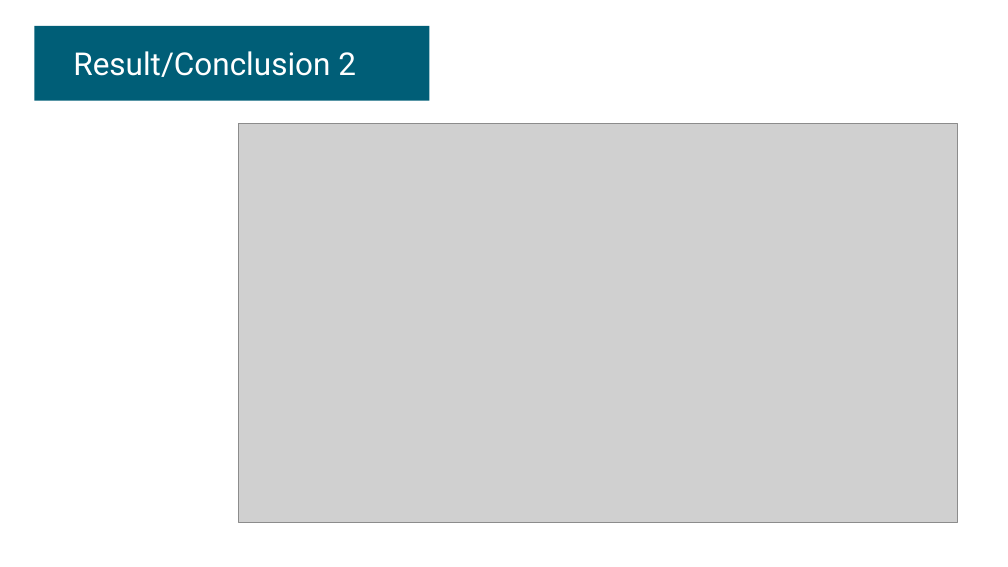
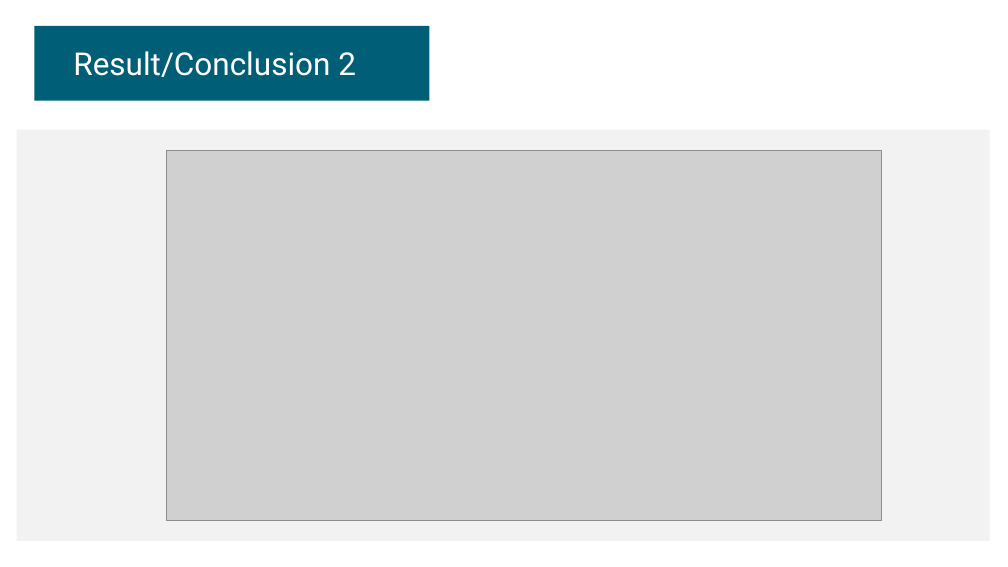
Before and after one commit to Birdfeathers/Project1--Healthcare_Devices, a slide deck: slide 10 of AI_Bootcamp_Project_1_Template - DRAFT FOR REVIEW 10.21.24.pptx. Drawn at 1008x567 pixels with LibreOffice and Linux fonts; fonts in the diff are those of the drawing; grey boxes stand for pictures. Boxes give left, top, right and bottom in pixels: in the first picture for what was removed or moved away, otherwise in the second. Text is boxed around its words. In the diff, an @@ line names an element or a change of style, - is before the commit and + after.

```diff
--- a/AI_Bootcamp_Project_1_Template - DRAFT FOR REVIEW 10.21.24.pptx
+++ b/AI_Bootcamp_Project_1_Template - DRAFT FOR REVIEW 10.21.24.pptx
@@ rectangle added at [17, 129, 990, 541], fill #F2F2F2 @@
@@ picture: place and size @@
-picture at [238, 123, 958, 522]
+picture at [166, 150, 882, 521]
```
Also in this commit, not shown: 4 other slides changed, 1 other file.
